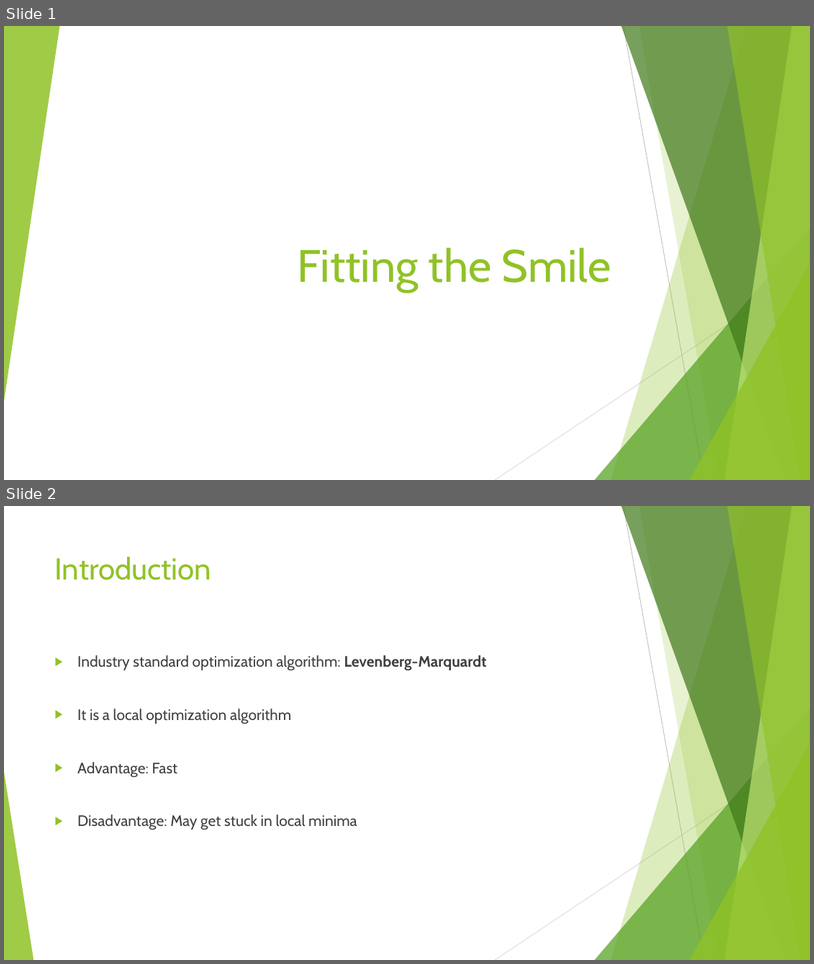
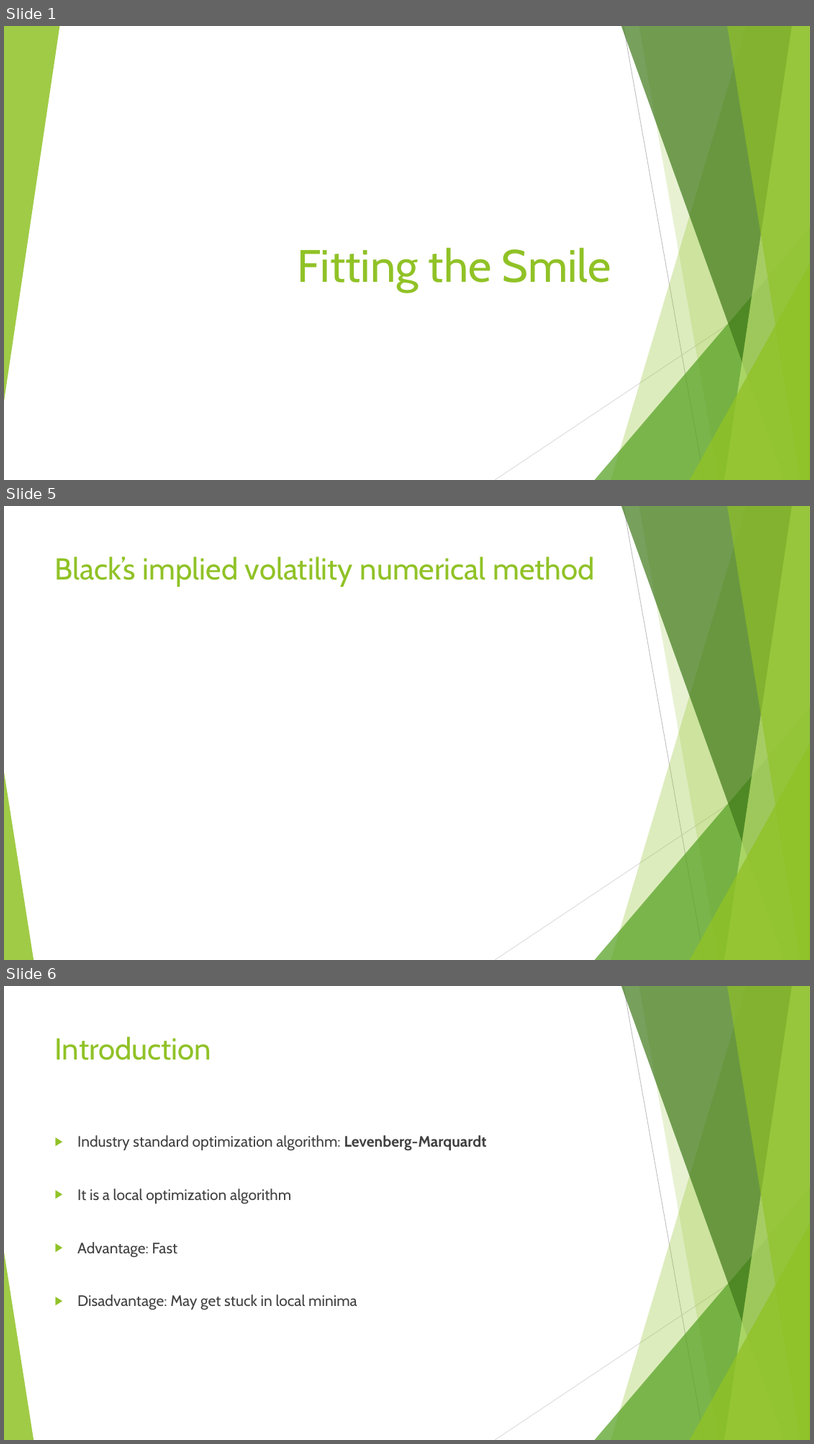
Before and after one commit to franciscopfsimoes/Thesis, a slide deck: PPTs/Fitting the Smile.pptx. Shown one above the other, each under a label of ours: slides 1 and 2 before the commit, slides 1, 5 and 6 after it; the slides between them are not shown. The pictures are 814x964 and 814x1444 pixels, drawn with LibreOffice and Linux fonts; fonts in the diff are those of the drawing; grey boxes stand for pictures. Boxes give left, top, right and bottom in pixels: in the first picture for what was removed or moved away, otherwise in the second. Text is boxed around its words. In the diff, an @@ line names an element or a change of style, - is before the commit and + after.

```diff
--- a/PPTs/Fitting the Smile.pptx
+++ b/PPTs/Fitting the Smile.pptx
@@ slide 5 added at <box>4,506,810,960</box>, background #FFFFFF; not listed: 10 template elements that a slide beside it also shows @@
@@ title added at <box>55,556,595,587</box>, 36 pt, text #90C226 @@
+Black’s implied volatility numerical method
@@ what was slide 2 is now slide 6 @@
```
Also in this commit, not shown: 4 other slides added.
